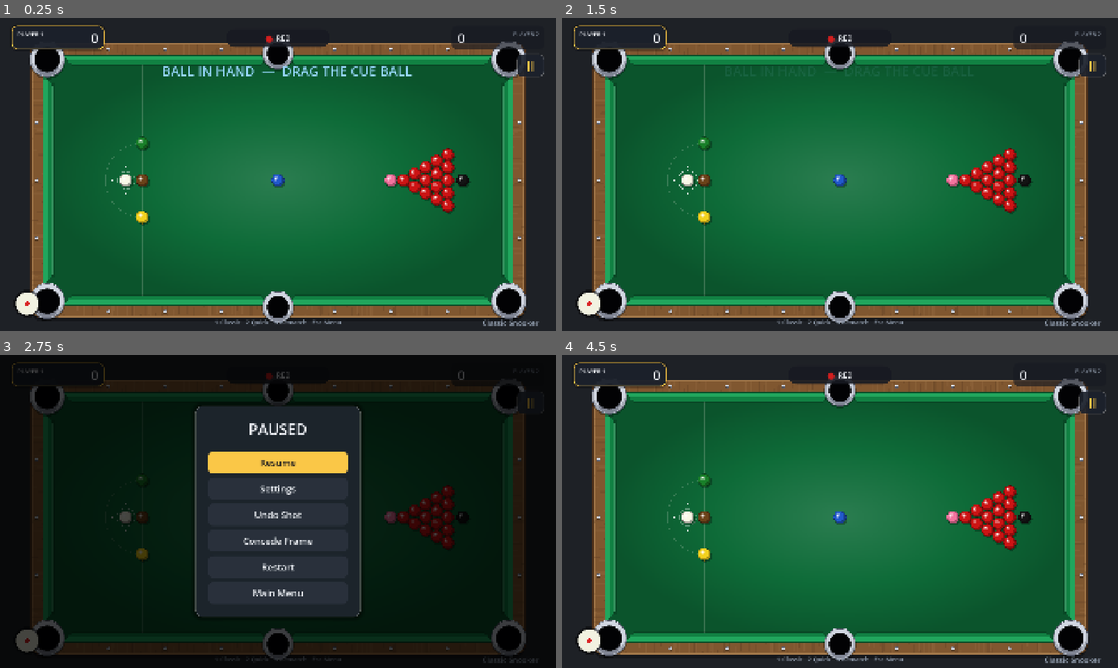
Above: before the commit, frames 1-4 (two rows, left to right).
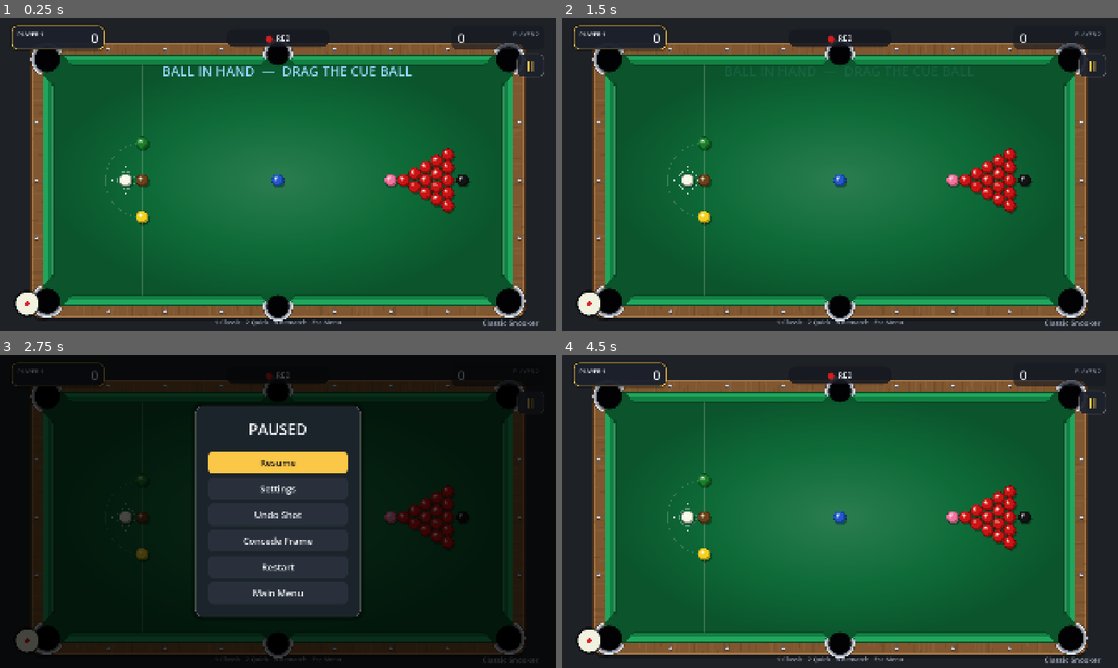
Above: after the commit, the same moments.

Repository: SaadiDK-003/pocket_duel
Game: Godot game, scene res://scenes/snooker/snooker_game.tscn
Same seed, same stepped clock (60 frames per second), same inputs: the game is played once before the commit and once after it. This scene is started directly instead of the project's main scene.
Inputs:
- Up to frame 1 (0.25 s): no input
- Up to frame 2 (1.5 s): click "II" at 0.5 s; click "Restart" at 1.25 s
- Up to frame 3 (2.75 s): click "II" at 2 s
- Up to frame 4 (4.5 s): click "Restart" at 2.75 s; click "II" at 3.5 s; click "Restart" at 4.25 s

The runs differ from the first frame. In frame 1, 1.3% of the frame differs, in the area x 5-95%, y 7-98%; in frame 2, 1.3%; in frame 3, 0.6%; in frame 4, 1.3%.

Commit message:
Pocket half-rings + widen middle pocket opening
- Silver is now a HALF ring on the OUTER (wood) side of each hole, felt side
  clean — matching the reference (was a full collar that looked wrong)
- Widen the middle pocket's real opening (mouth 0.85->0.95, cap_r 0.90->1.00,
  seat 0.85->0.80) so balls aimed into the visible hole actually drop instead
  of bouncing off the cushion; rail-roller rejection still holds (verified)

Co-Authored-By: Claude Opus 4.8 <noreply@anthropic.com>

Diff:
--- a/scripts/snooker/game_manager.gd
+++ b/scripts/snooker/game_manager.gd
@@ -940,7 +940,7 @@
 		# Open a gap in the top/bottom cushion at the middle pocket so a ball
 		# aimed into it can cross the rail line and drop (a rail-hugging ball
 		# outside this narrow mouth still bounces normally).
-		var in_mid_mouth := absf(b.position.x - r.get_center().x) < table.pocket_radius * 0.85
+		var in_mid_mouth := absf(b.position.x - r.get_center().x) < table.pocket_radius * 0.95
 		if b.position.x < left:
 			b.position.x = left
 			_frame_cushion_impact = maxf(_frame_cushion_impact, absf(b.velocity.x))
--- a/scripts/snooker/table.gd
+++ b/scripts/snooker/table.gd
@@ -135,10 +135,10 @@
 		var is_mid := absf(pos.x - c.x) < 1.0
 		if is_mid:
 			var outv := Vector2(0.0, signf(pos.y - c.y))
-			var seat := pos + outv * (pocket_radius * 0.85)   # scales with pocket size
+			var seat := pos + outv * (pocket_radius * 0.80)   # scales with pocket size
 			pockets.append({
 				"pos": pos, "radius": pocket_radius, "mid": true,
-				"visual": seat, "capture": seat, "cap_r": pocket_radius * 0.90,
+				"visual": seat, "capture": seat, "cap_r": pocket_radius * 1.00,
 			})
 		else:
 			var outv := Vector2(signf(pos.x - c.x), signf(pos.y - c.y)).normalized()
@@ -239,24 +239,37 @@
 
 
 func _draw_pockets() -> void:
-	# A single clean dark opening per pocket (no fat metal ring), seated into the
-	# rail — matching the reference table.
 	for p in pockets:
 		var hole: float = (mid_hole if p["mid"] else corner_hole) * 1.18
-		_draw_pocket(p["visual"], hole)
-
-
-## A pocket: a brushed-silver metal plate (soft vertical bevel, like the
-## reference table) with a clean black hole punched through it.
-func _draw_pocket(pos: Vector2, hole: float) -> void:
-	var plate := hole * 1.42
-	draw_circle(pos + Vector2(0, plate * 0.08), plate * 1.05, Color(0, 0, 0, 0.30))   # drop shadow
-	draw_circle(pos, plate, Color(0.66, 0.68, 0.72))                                  # metal base
-	draw_circle(pos - Vector2(0, plate * 0.16), plate * 0.92, Color(0.82, 0.84, 0.88))  # upper sheen
-	draw_circle(pos + Vector2(0, plate * 0.30), plate * 0.66, Color(0.50, 0.52, 0.58))  # lower shade
-	draw_arc(pos, plate, 0.0, TAU, 48, Color(0.30, 0.32, 0.38), 2.0, true)            # rim
-	draw_circle(pos, hole, Color(0.01, 0.01, 0.015))                                 # the hole
-	draw_arc(pos, hole, 0.0, TAU, 40, Color(0, 0, 0, 0.8), 3.0, true)                 # inner rim
+		# The silver sits only on the OUTER side of the hole (toward the wood),
+		# like the reference — a half-ring, not a full collar.
+		var outward: Vector2 = p["visual"] - p["pos"]
+		outward = outward.normalized() if outward.length() > 0.1 else Vector2(0, 1)
+		_draw_pocket(p["visual"], hole, outward)
+
+
+## A pocket: a brushed-silver metal half-ring on the OUTER side, with a clean
+## black hole. The felt/cushion side has no metal (matches the reference).
+func _draw_pocket(pos: Vector2, hole: float, outward: Vector2) -> void:
+	var plate := hole * 1.34
+	var ang := outward.angle()
+	var a0 := ang - PI * 0.62
+	var a1 := ang + PI * 0.62
+	_sector(pos + outward * 2.0, plate * 1.05, a0, a1, Color(0, 0, 0, 0.28))   # shadow
+	_sector(pos, plate, a0, a1, Color(0.70, 0.72, 0.76))                       # metal base
+	_sector(pos, plate * 0.87, a0, a1, Color(0.55, 0.57, 0.62))               # darker inner band
+	draw_arc(pos, plate * 0.96, a0, a1, 28, Color(0.90, 0.92, 0.96), 2.5, true)  # bright outer rim
+	draw_circle(pos, hole, Color(0.01, 0.01, 0.015))                          # the hole
+	draw_arc(pos, hole, 0.0, TAU, 40, Color(0, 0, 0, 0.75), 3.0, true)         # inner rim
+
+
+## Filled pie/sector centred at `center`, radius `radius`, from angle a0 to a1.
+func _sector(center: Vector2, radius: float, a0: float, a1: float, col: Color) -> void:
+	var pts := PackedVector2Array([center])
+	for i in range(21):
+		var a: float = lerpf(a0, a1, i / 20.0)
+		pts.append(center + Vector2(cos(a), sin(a)) * radius)
+	draw_colored_polygon(pts, col)
 
 
 ## Wood grain: fine streaks running ACROSS each rail (like the reference), dense
